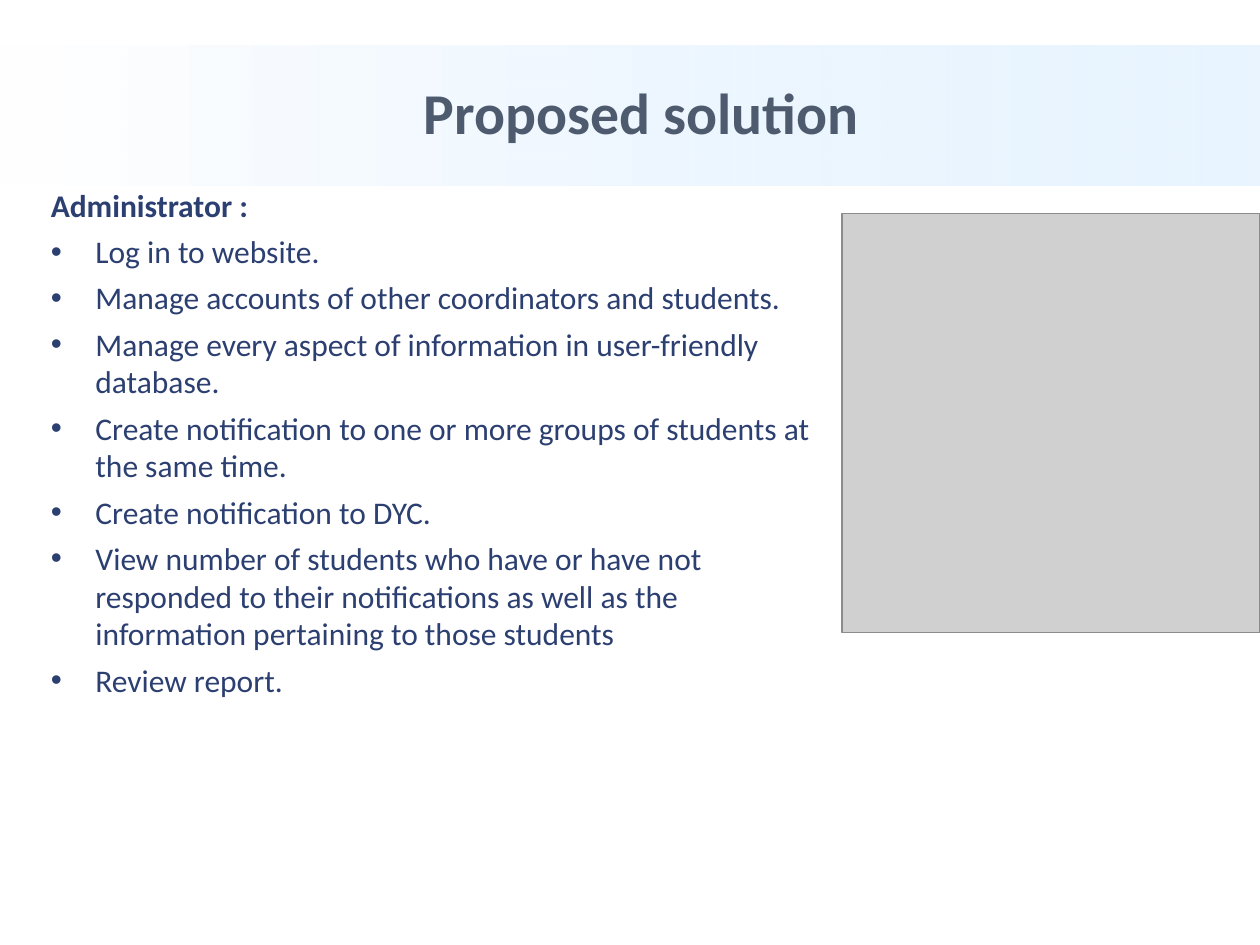
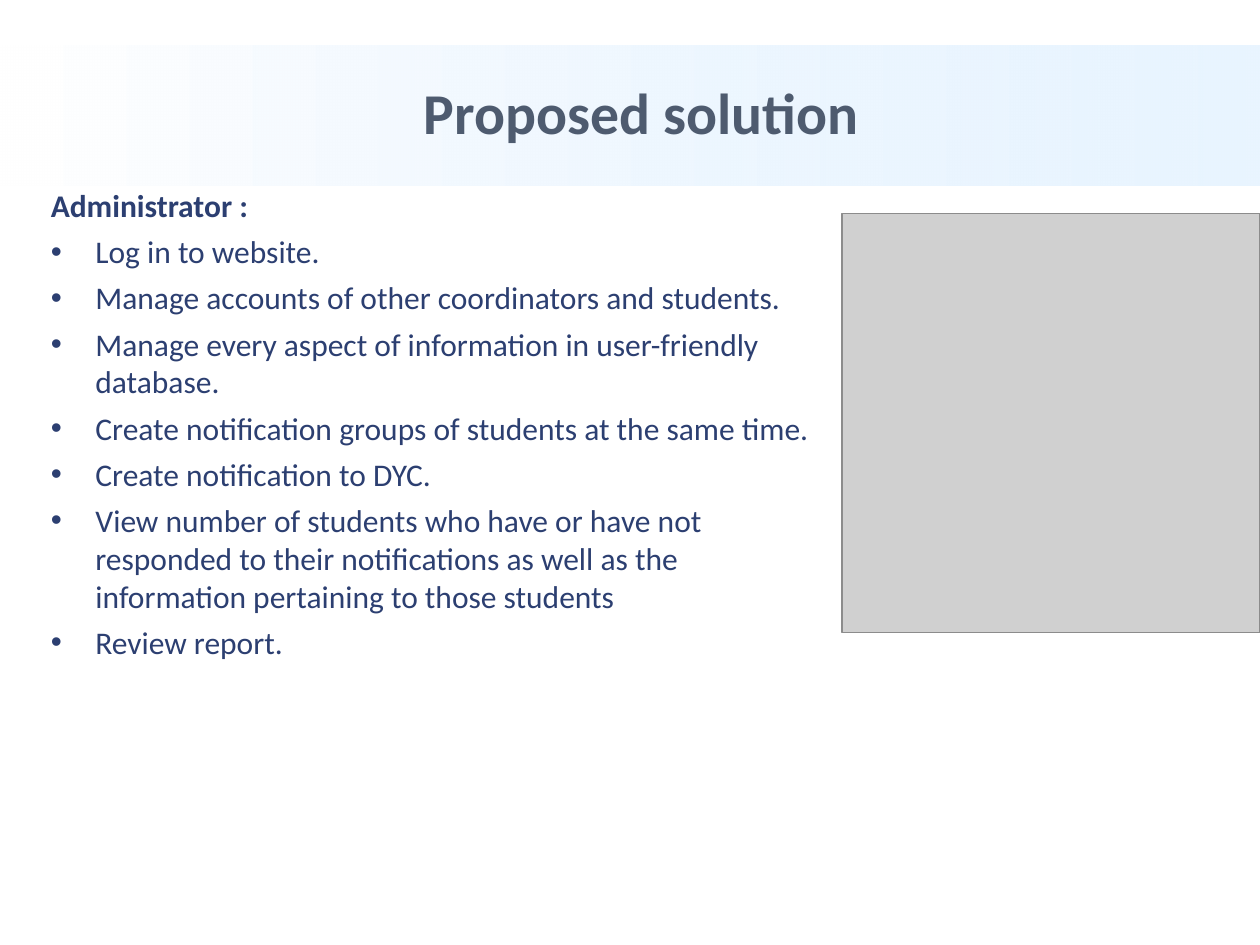
Before and after one commit to haptxse62665/DY-EMERGENCY-RESPONSE-PROJECT, a slide deck: slide 10 of Report/Report1_DYs-Group_Slide.pptx. Drawn at 1260x945 pixels with LibreOffice and Linux fonts; fonts in the diff are those of the drawing; grey boxes stand for pictures; background and template pictures are left out. Boxes give left, top, right and bottom in pixels: in the first picture for what was removed or moved away, otherwise in the second. Text is boxed around its words. In the diff, an @@ line names an element or a change of style, - is before the commit and + after.

```diff
--- a/Report/Report1_DYs-Group_Slide.pptx
+++ b/Report/Report1_DYs-Group_Slide.pptx
@@ text at bbox=[95, 418, 808, 446]: text changed @@
-• Create notification to one or more groups of students at the same time.
+• Create notification groups of students at the same time.
```
Also in this commit, not shown: 1 other slide changed.
